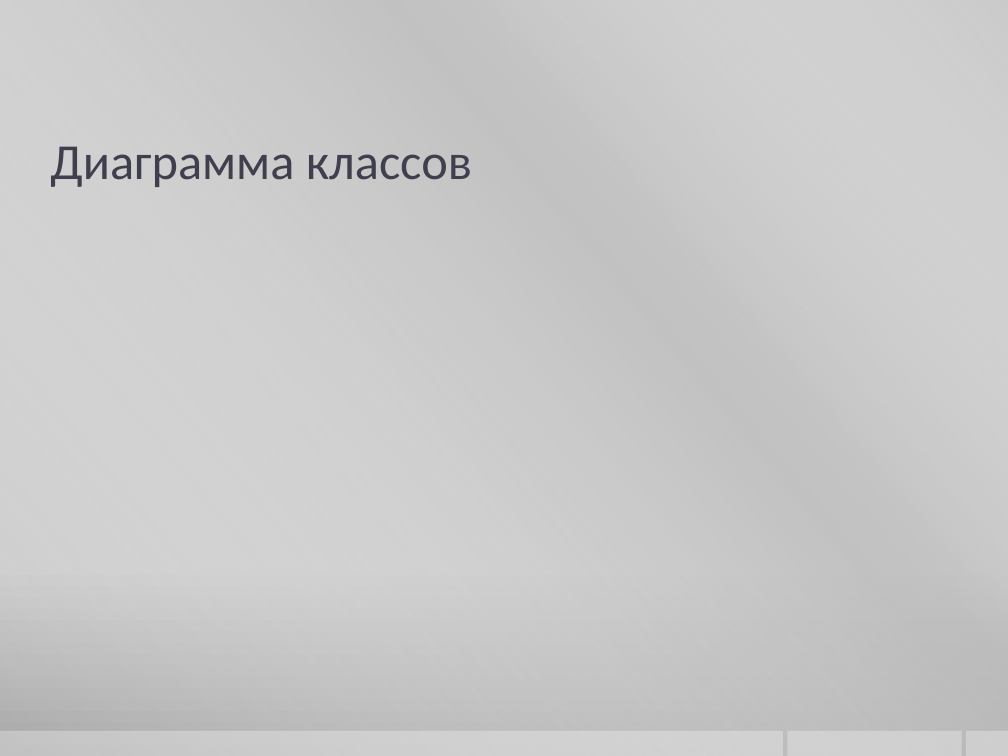
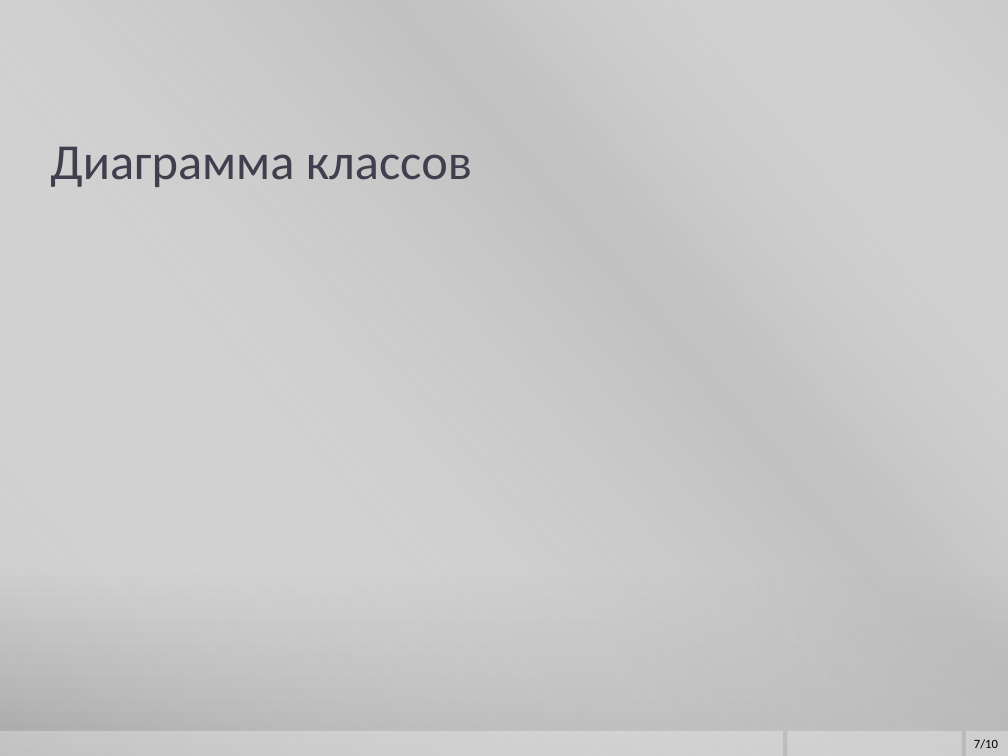
Before and after one commit to kenny5660/summer_game_2018, a slide deck: slide 7 of iPoint.io Presentation.pptx. Drawn at 1008x756 pixels with LibreOffice and Linux fonts; fonts in the diff are those of the drawing; background and template pictures are left out. Boxes give left, top, right and bottom in pixels: in the first picture for what was removed or moved away, otherwise in the second. Text is boxed around its words. In the diff, an @@ line names an element or a change of style, - is before the commit and + after.

```diff
--- a/iPoint.io Presentation.pptx
+++ b/iPoint.io Presentation.pptx
@@ page number added at (x1=974, y1=739, x2=998, y2=749), 9 pt, text #000000 @@
+7/10
```
Also in this commit, not shown: 8 other slides changed.
